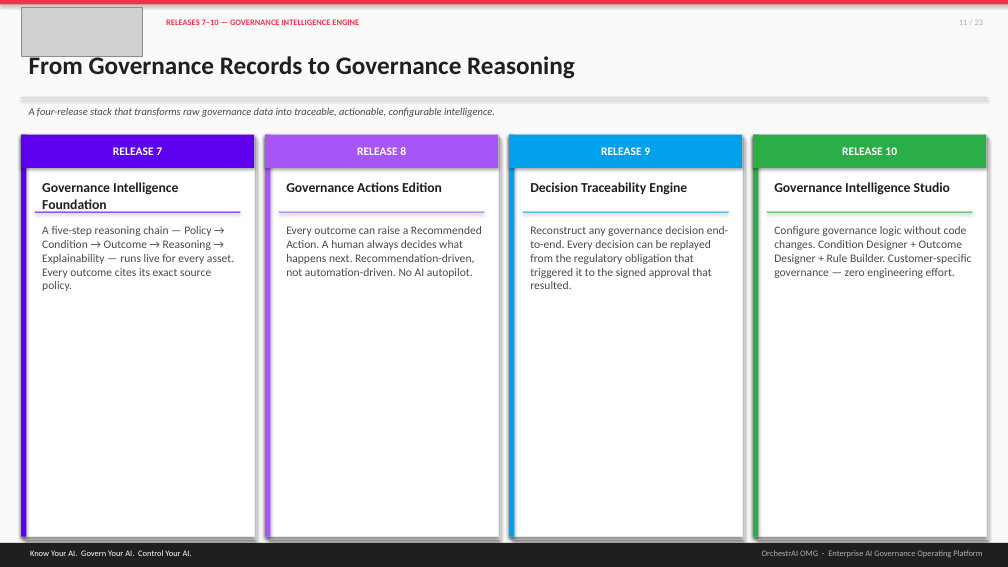
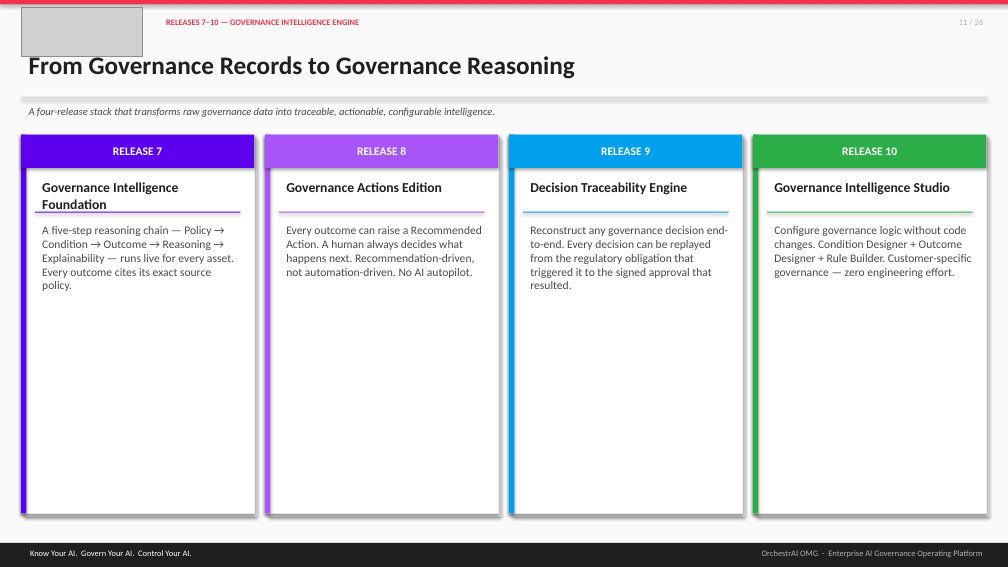
Before and after one commit to skedcom-web/OrchestrAI-OMG, a slide deck: slide 11 of OMG_Executive_Briefing_Sep7_2026.pptx. Drawn at 1008x567 pixels with LibreOffice and Linux fonts; fonts in the diff are those of the drawing; grey boxes stand for pictures. Boxes give left, top, right and bottom in pixels: in the first picture for what was removed or moved away, otherwise in the second. Text is boxed around its words. In the diff, an @@ line names an element or a change of style, - is before the commit and + after.

```diff
--- a/OMG_Executive_Briefing_Sep7_2026.pptx
+++ b/OMG_Executive_Briefing_Sep7_2026.pptx
@@ rectangle: place and size @@
-rectangle at (21, 135, 254, 537)
+rectangle at (21, 135, 254, 513)
@@ rectangle: place and size @@
-rectangle at (21, 135, 26, 537)
+rectangle at (21, 135, 26, 513)
@@ rectangle: place and size @@
-rectangle at (24, 138, 257, 540)
+rectangle at (24, 138, 257, 516)
@@ rectangle: place and size @@
-rectangle at (265, 135, 498, 537)
+rectangle at (265, 135, 498, 513)
@@ rectangle: place and size @@
-rectangle at (265, 135, 271, 537)
+rectangle at (265, 135, 271, 513)
@@ rectangle: place and size @@
-rectangle at (268, 138, 501, 540)
+rectangle at (268, 138, 501, 516)
@@ rectangle: place and size @@
-rectangle at (509, 135, 742, 537)
+rectangle at (509, 135, 742, 513)
@@ rectangle: place and size @@
-rectangle at (509, 135, 514, 537)
+rectangle at (509, 135, 514, 513)
@@ rectangle: place and size @@
-rectangle at (513, 138, 746, 540)
+rectangle at (513, 138, 746, 516)
@@ rectangle: place and size @@
-rectangle at (753, 135, 986, 537)
+rectangle at (753, 135, 986, 513)
@@ rectangle: place and size @@
-rectangle at (753, 135, 758, 537)
+rectangle at (753, 135, 758, 513)
@@ rectangle: place and size @@
-rectangle at (756, 138, 989, 540)
+rectangle at (756, 138, 989, 516)
```
Also in this commit, not shown: 22 other slides changed, 3 slides added, 2 other files.
